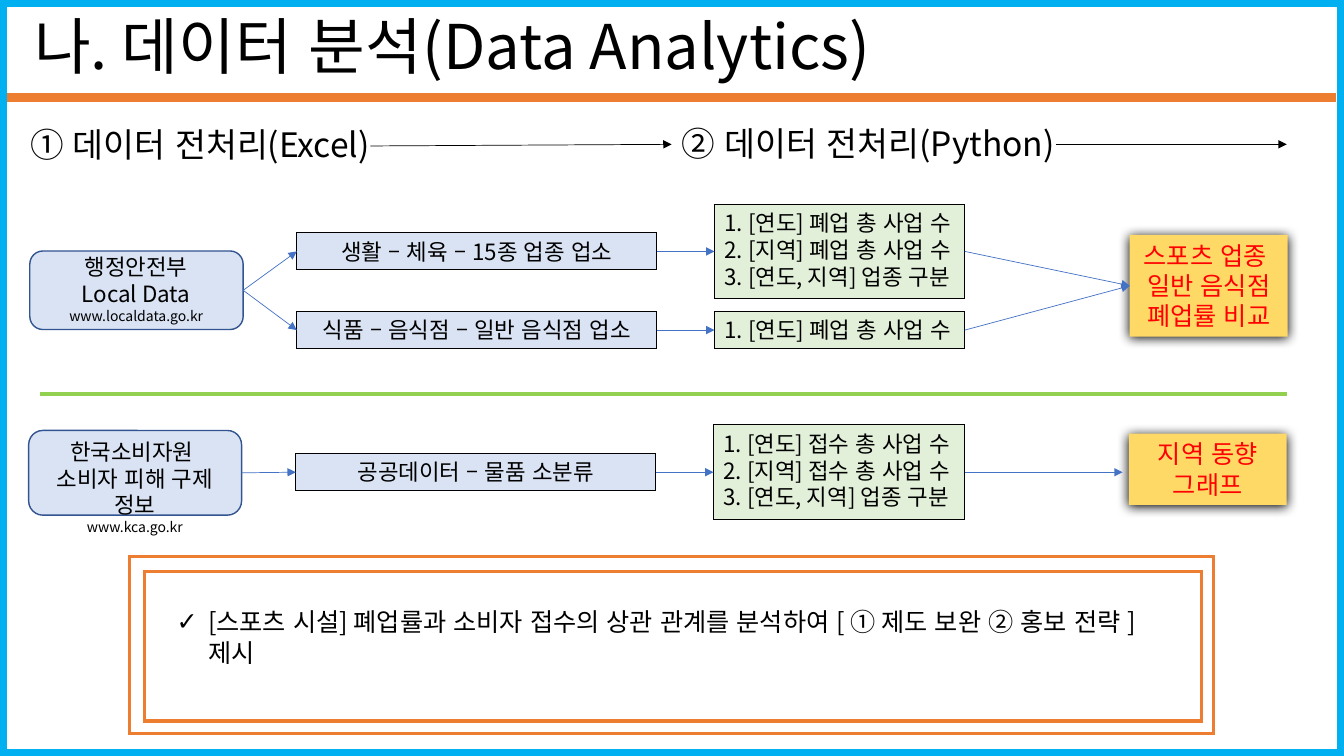
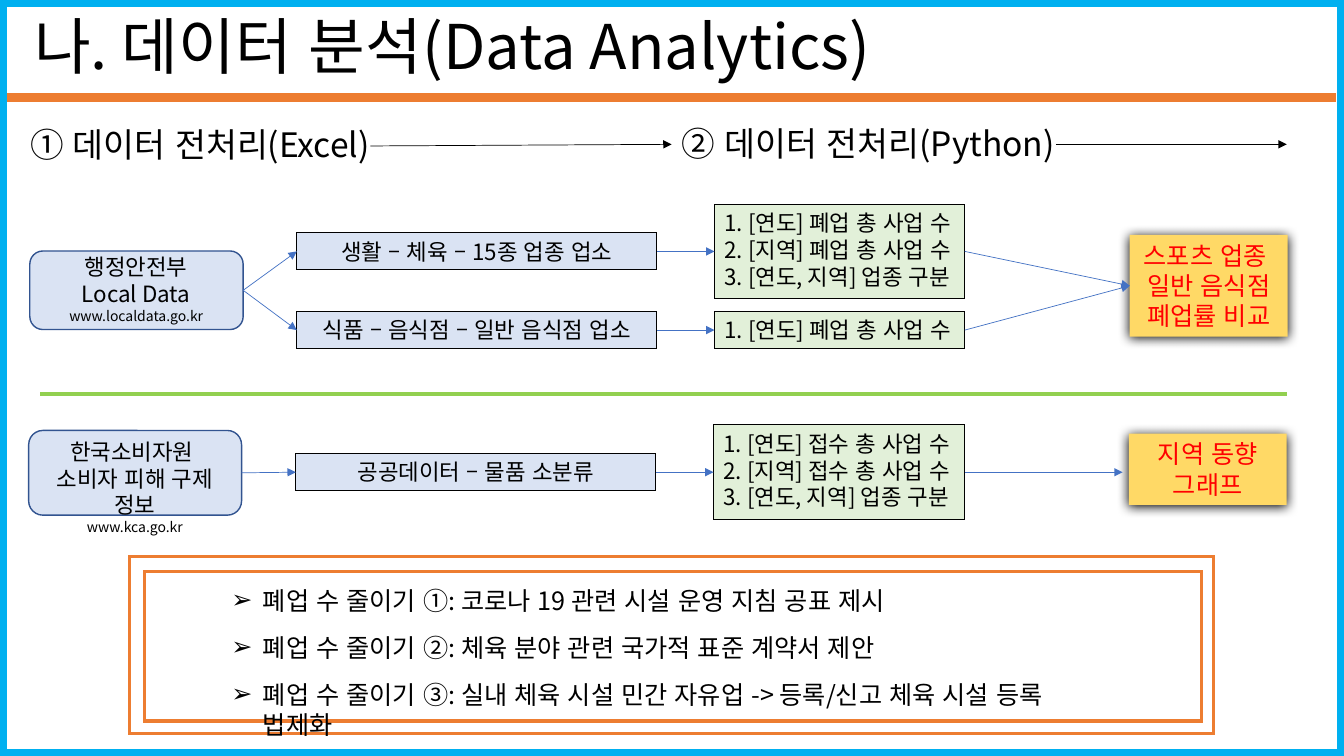
Before and after one commit to seungjae1162/SportsData, a slide deck: slide 9 of standard_in_2020-12-31/코로나19에따른 스포츠시설 폐업 수(20201228_20210103).pptx (slide 8 before the commit). Drawn at 1344x756 pixels with LibreOffice and Linux fonts; fonts in the diff are those of the drawing. Boxes give left, top, right and bottom in pixels: in the first picture for what was removed or moved away, otherwise in the second. Text is boxed around its words. In the diff, an @@ line names an element or a change of style, - is before the commit and + after.

```diff
--- a/standard_in_2020-12-31/코로나19에따른 스포츠시설 폐업 수(20201228_20210103).pptx
+++ b/standard_in_2020-12-31/코로나19에따른 스포츠시설 폐업 수(20201228_20210103).pptx
@@ text added at (263, 588, 1042, 709), 18 pt, text #000000 @@
+➢ 폐업 수 줄이기 ①: 코로나 19 관련 시설 운영 지침 공표 제시
+➢ 폐업 수 줄이기 ②: 체육 분야 관련 국가적 표준 계약서 제안
+➢ 폐업 수 줄이기 ③: 실내 체육 시설 민간 자유업 -> 등록/신고 체육 시설 등록 법제화
@@ text removed at (208, 609, 1120, 636) @@
-✓ [스포츠 시설] 폐업률과 소비자 접수의 상관 관계를 분석하여 [ ① 제도 보완 ② 홍보 전략 ] 제시
```
Also in this commit, not shown: 4 other slides changed, 1 slide added, 3 slides removed.
